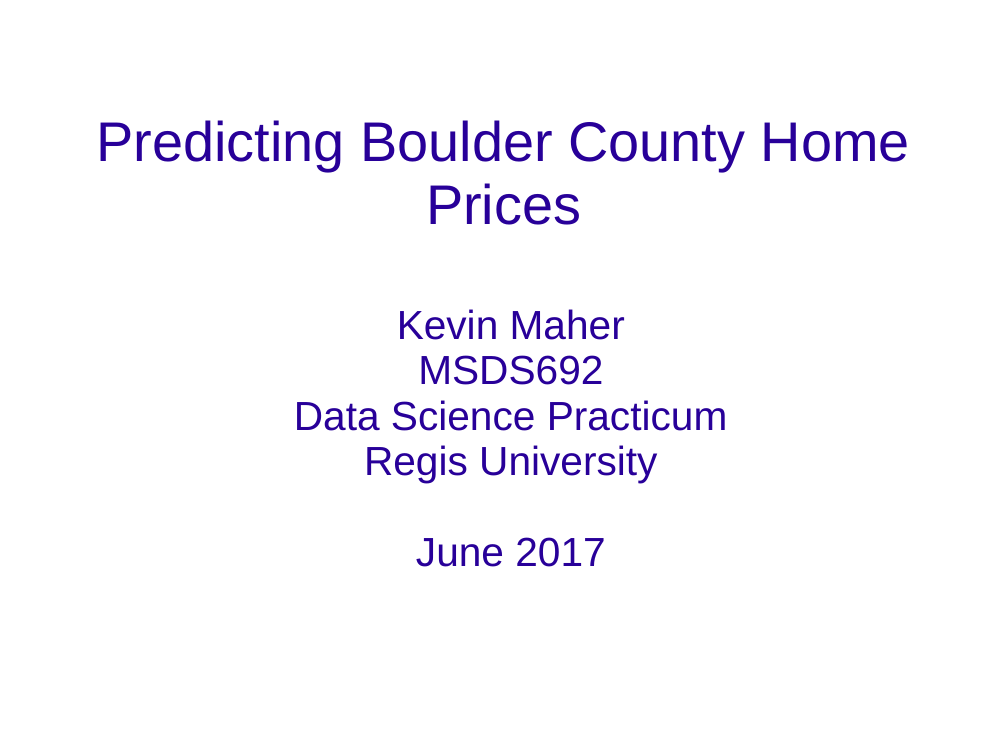
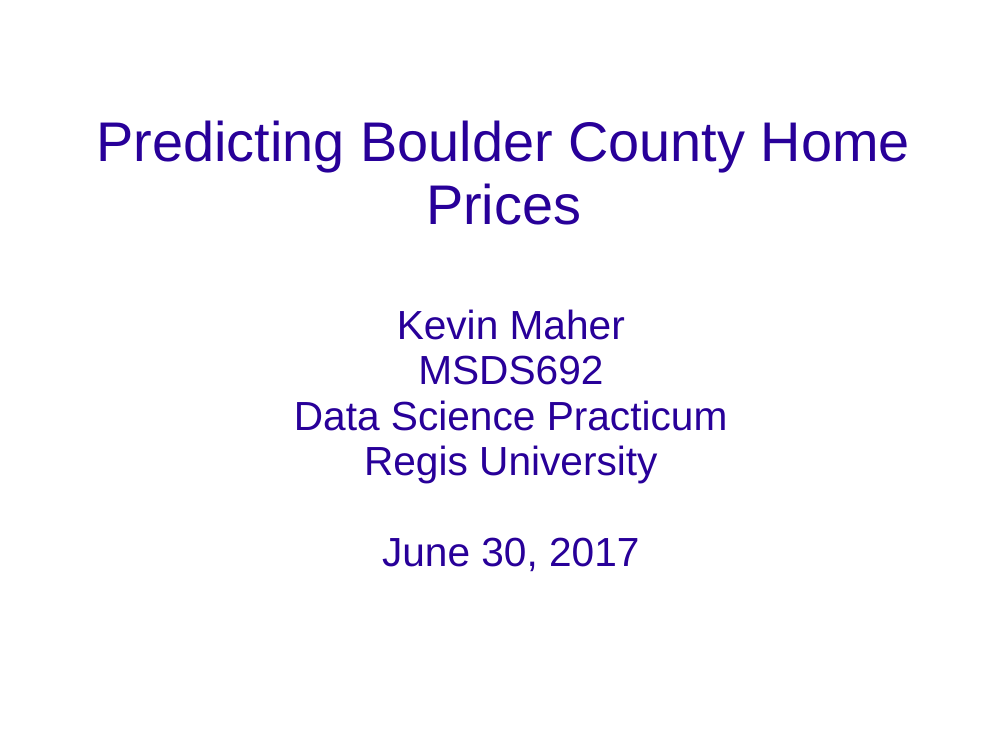
Before and after one commit to Vettejeep/Boulder_County_Home_Prices, a slide deck: slide 1 of MaherKevin.ppt. Drawn at 1008x756 pixels with LibreOffice and Linux fonts; fonts in the diff are those of the drawing; background and template pictures are left out. Boxes give left, top, right and bottom in pixels: in the first picture for what was removed or moved away, otherwise in the second. Text is boxed around its words. In the diff, an @@ line names an element or a change of style, - is before the commit and + after.

```diff
--- a/MaherKevin.ppt
+++ b/MaherKevin.ppt
@@ subtitle at [382,537,639,572]: text changed @@
-June 2017
+June 30, 2017
```
Also in this commit, not shown: 7 other slides changed, 1 slide added, 1 other file.
